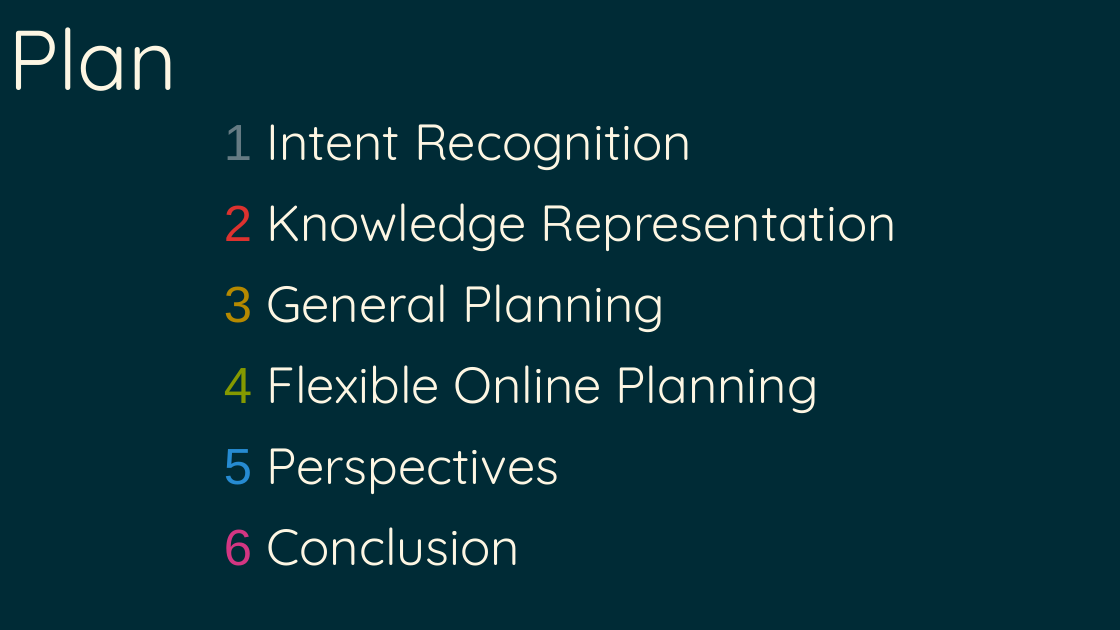
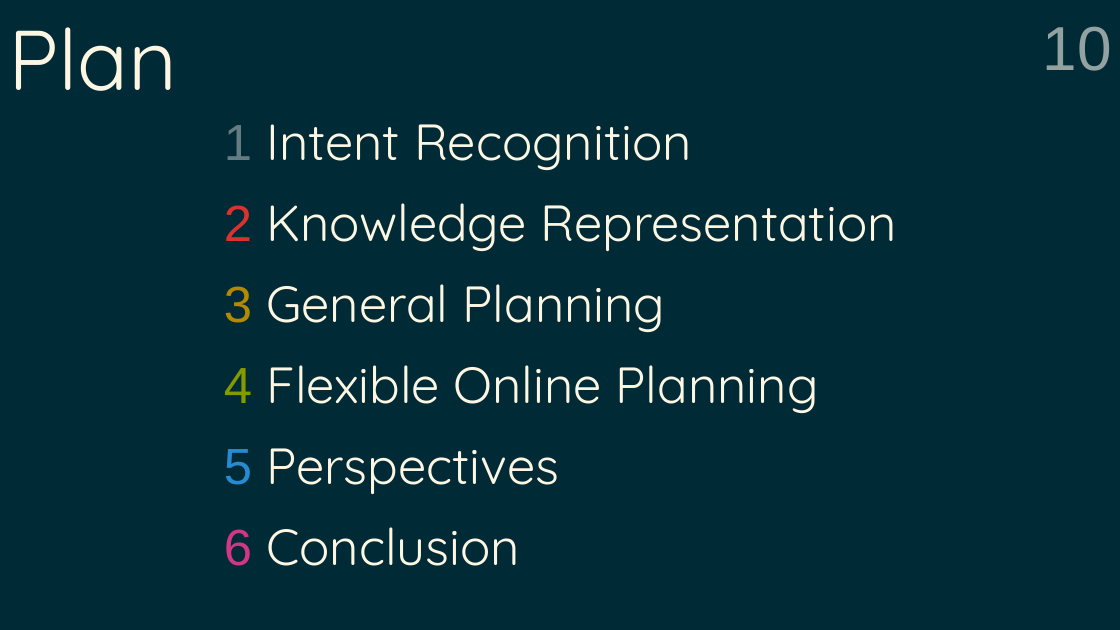
Before and after one commit to grea09/gennio, a slide deck: slide 10 of doc/defense.odp. Drawn at 1120x630 pixels with LibreOffice and Linux fonts; fonts in the diff are those of the drawing. Boxes give left, top, right and bottom in pixels: in the first picture for what was removed or moved away, otherwise in the second. Text is boxed around its words. In the diff, an @@ line names an element or a change of style, - is before the commit and + after.

```diff
--- a/doc/defense.odp
+++ b/doc/defense.odp
@@ page number added at box(1043, 26, 1112, 71), 44 pt, text #93A1A1 @@
+10
```
Also in this commit, not shown: 27 other slides changed, 3 other files.
